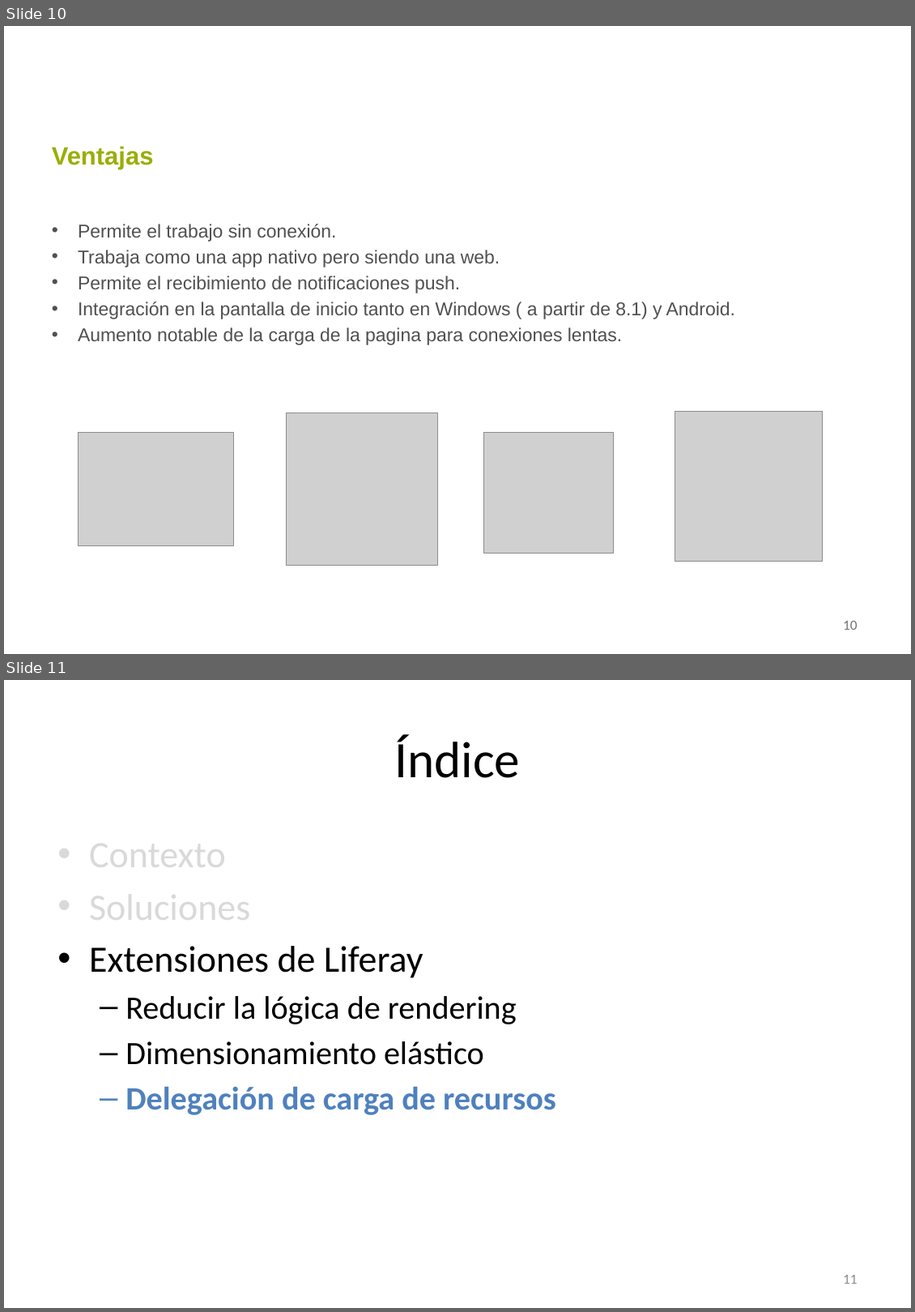
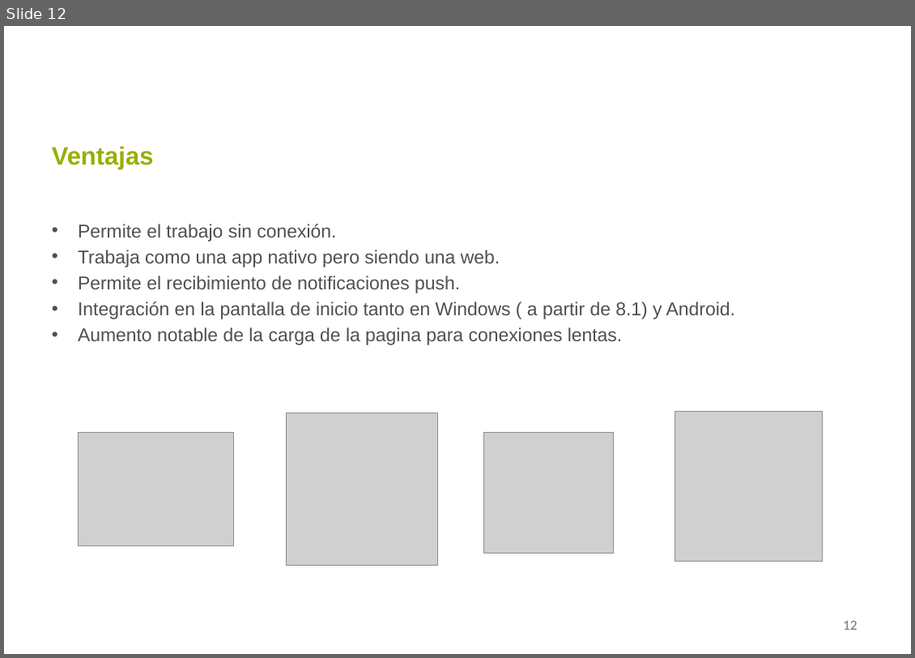
Before and after one commit to eborras14/eborras14.github.io, a slide deck: Documentación/Presentacion_PWA_EduardBorrasRuiz.pptx. Shown one above the other, each under a label of ours: slides 10 and 11 before the commit, slide 12 after it. The pictures are 915x1312 and 915x658 pixels, drawn with LibreOffice and Linux fonts; fonts in the diff are those of the drawing; grey boxes stand for pictures; background and template pictures are left out. Boxes give left, top, right and bottom in pixels: in the first picture for what was removed or moved away, otherwise in the second. Text is boxed around its words. In the diff, an @@ line names an element or a change of style, - is before the commit and + after.

```diff
--- a/Documentación/Presentacion_PWA_EduardBorrasRuiz.pptx
+++ b/Documentación/Presentacion_PWA_EduardBorrasRuiz.pptx
@@ slide 11 removed at box(4, 680, 911, 1308), background #FFFFFF @@
@@ title removed at box(394, 735, 520, 778) @@
-Índice
@@ text removed at box(89, 832, 556, 1115) @@
-• Contexto
-• Soluciones
-• Extensiones de Liferay
-  – Reducir la lógica de rendering
-  – Dimensionamiento elástico
-  – Delegación de carga de recursos
@@ page number removed at box(843, 1275, 857, 1283) @@
-11
@@ what was slide 10 is now slide 12 @@
@@ page number at box(843, 621, 857, 629): text changed @@
-10
+12
```
Also in this commit, not shown: 2 slides changed, 5 slides added, 5 other slides removed.
